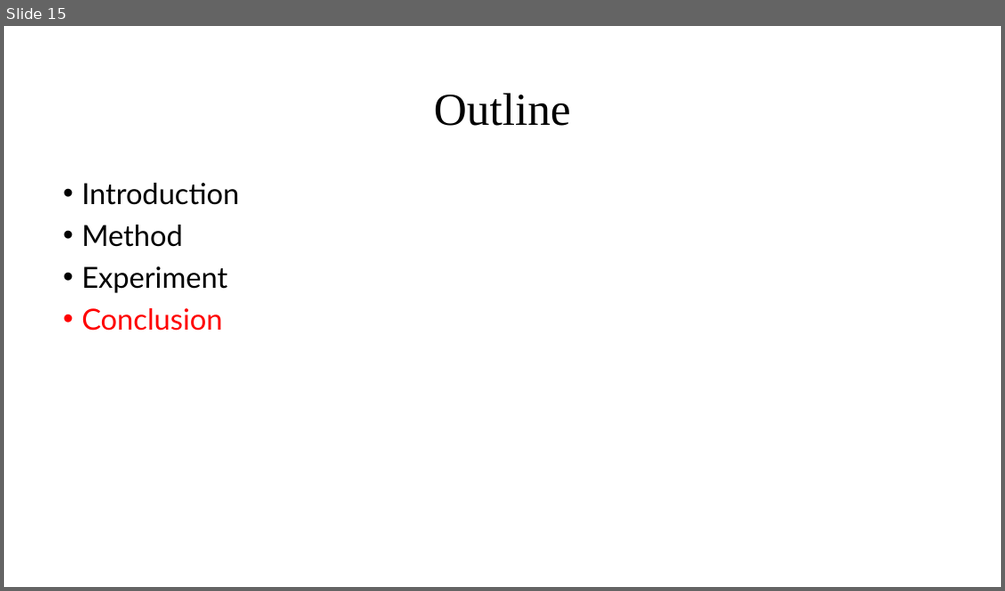
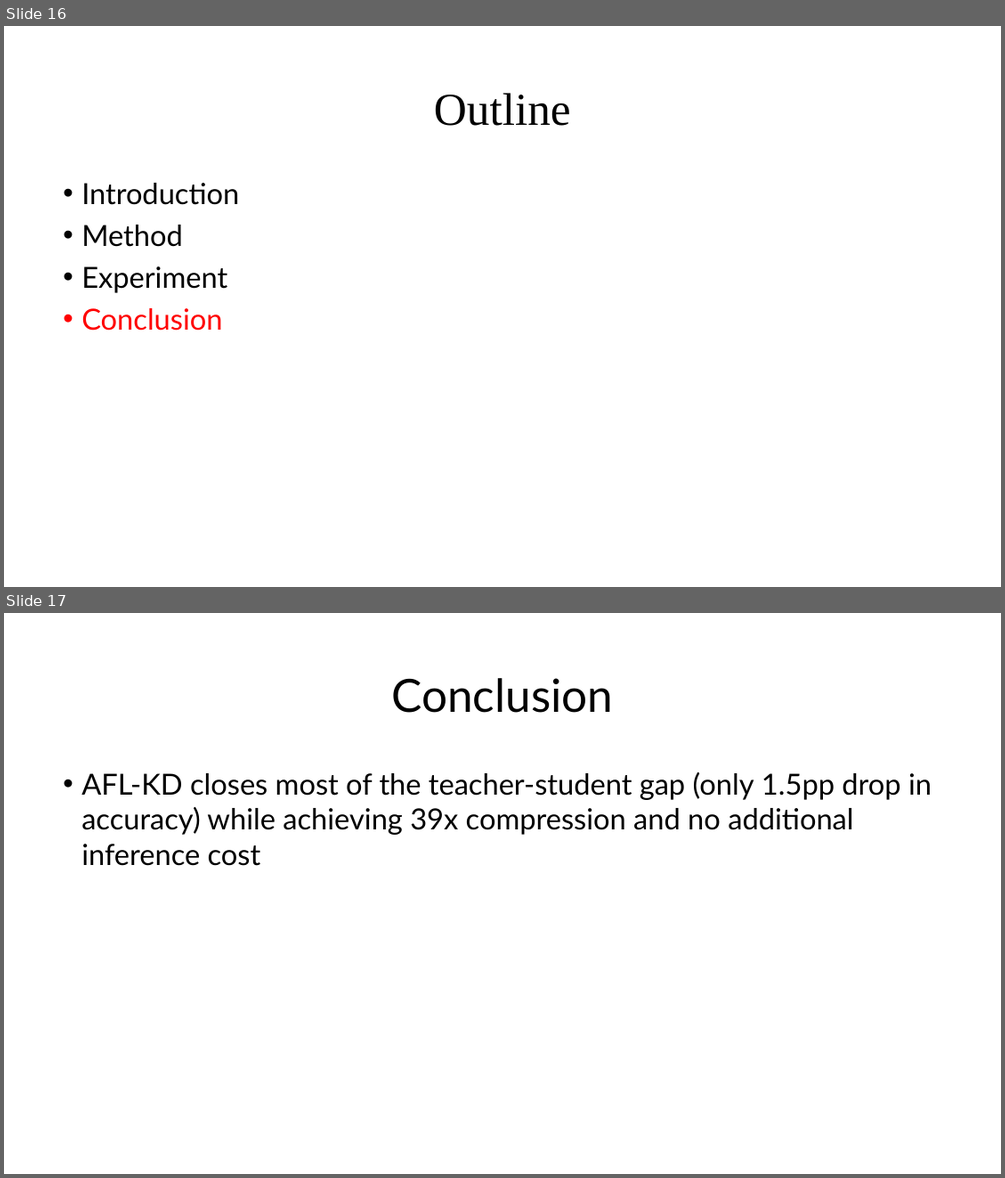
Before and after one commit to a20082307/meeting_report, a slide deck: 909個咪.pptx. Shown one above the other, each under a label of ours: slide 15 before the commit, slides 16 and 17 after it. The pictures are 1005x591 and 1005x1178 pixels, drawn with LibreOffice and Linux fonts; fonts in the diff are those of the drawing. Boxes give left, top, right and bottom in pixels: in the first picture for what was removed or moved away, otherwise in the second. Text is boxed around its words. In the diff, an @@ line names an element or a change of style, - is before the commit and + after.

```diff
--- a/909個咪.pptx
+++ b/909個咪.pptx
@@ slide 17 added at (4, 613, 1001, 1174), background #FFFFFF @@
@@ title added at (391, 678, 613, 713), 44 pt, text #000000 @@
+Conclusion
@@ text added at (81, 772, 931, 866), 28 pt, text #000000 @@
+• AFL-KD closes most of the teacher-student gap (only 1.5pp drop in accuracy) while achieving 39x compression and no additional inference cost
@@ what was slide 15 is now slide 16 @@
```
Also in this commit, not shown: 1 other slide added.
